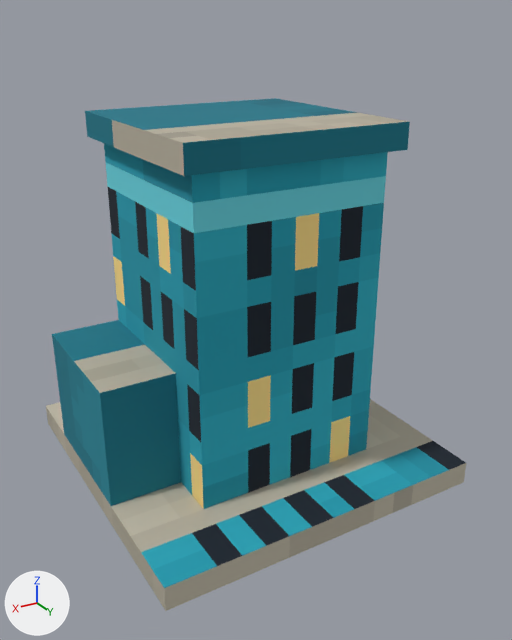
The glTF model public/assets/models/buildings/city_blue.glb: old version first, new version second.
Both versions are drawn from a 50 mm lens placed at (0.86, 1.512, 1.157), pointed at (-0.007, 0.068, 0.435). Lighting does not change. The marker at lower left points along +X, +Y and +Z. The older version comes first. Vertices at exactly the same position are counted once.

Script lines for the objects in view, before the commit:
```python
me_body_rigid_batch = bpy.data.meshes.new('body rigid batch')
me_body_rigid_batch.from_pydata(...)  # 31 vertices, 40 faces; spans x -0.438..0.438, y -0.438..0.438, z 0.0..0.938
me_body_rigid_batch.materials.append(mat_paint)  # picture img_paint
ob_body = bpy.data.objects.new('body', me_body_rigid_batch)
ob_body.parent = ob_root
ob_body.location = (0.0, 0.0, 0.0)
```
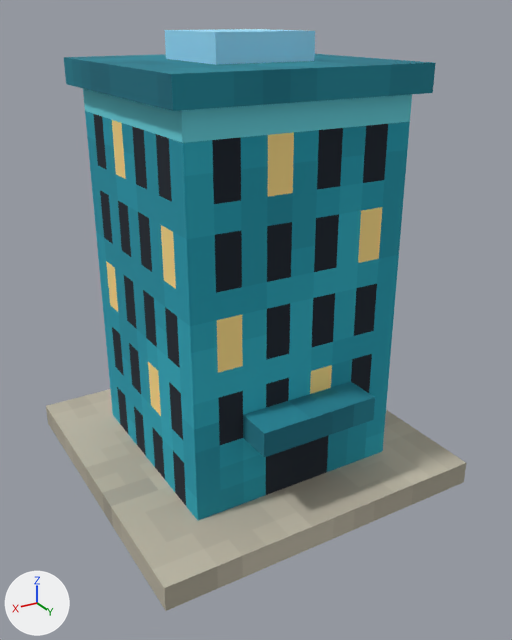
Where the change shows, as pixel boxes (x1, y1, x2, y2) in the pictures (512 x 640 px):
'body', reshaped (13% taller): before (46, 98, 466, 611); after (46, 29, 466, 611)
part 1 of me_body_rigid_batch, added (cyan): after (64, 54, 436, 111)
part 2 of me_body_rigid_batch, rebuilt (18% taller): before (52, 144, 388, 509); after (83, 89, 412, 521)
part 3 of me_body_rigid_batch, deleted: before (85, 98, 410, 176)
part 4 of me_body_rigid_batch, added (cyan): after (243, 382, 375, 457)
part 5 of me_body_rigid_batch, added (cyan): after (165, 29, 315, 65)
part 6 of me_body_rigid_batch, surface changed (cyan to grey): before (57, 399, 466, 611); after (57, 389, 466, 611)

What the commit changed:
me_body_rigid_batch is used by ob_body; parent ob_root; location (0.0, 0.0, 0.0).
me_body_rigid_batch had 31 vertices, 40 faces and spanned x -0.438..0.438, y -0.438..0.438, z 0.0..0.938.
me_body_rigid_batch now has 40 vertices, 52 faces and spans x -0.438..0.438, y -0.438..0.438, z 0.0..1.125.
me_body_rigid_batch part 1: a new loose piece, a box spanning x -0.312..0.312, y -0.312..0.312, z 1.0..1.062, in mat_paint (picture img_paint).
me_body_rigid_batch part 2: the loose piece of 15 vertices spanning x -0.25..0.438, y -0.25..0.25, z 0.062..0.875 is rebuilt with 8 vertices and now spans x -0.281..0.281, y -0.281..0.281, z 0.062..1.0.
me_body_rigid_batch part 3: the loose piece of 8 vertices spanning x -0.281..0.281, y -0.281..0.281, z 0.875..0.938 is deleted.
Part 4, on me_body_rigid_batch:
8 vertices are added at x -0.156..0.156, y 0.25..0.375, z 0.25..0.312.
10 new faces join them.
Part 5, on me_body_rigid_batch:
8 vertices are added at x -0.125..0.125, y -0.125..0.125, z 1.062..1.125.
10 new faces join them.
me_body_rigid_batch part 6: 12 kept faces spanning x -0.438..0.438, y -0.438..0.438, z 0.0..0.062 get new texture (UV) coordinates.
